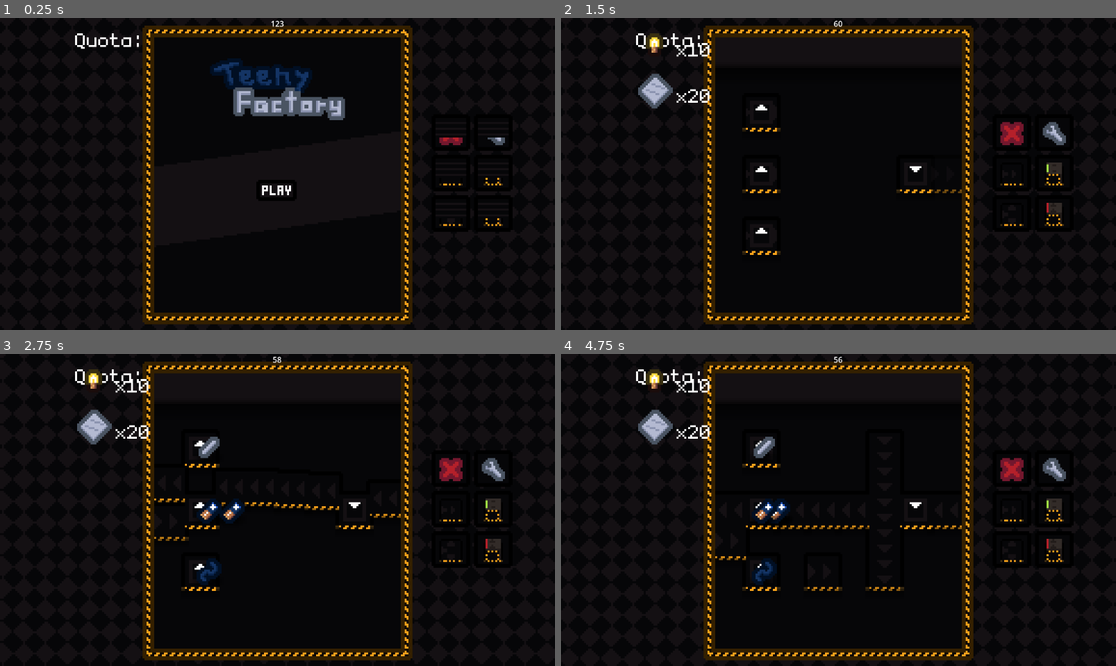
Above: before the commit, frames 1-4 (two rows, left to right).
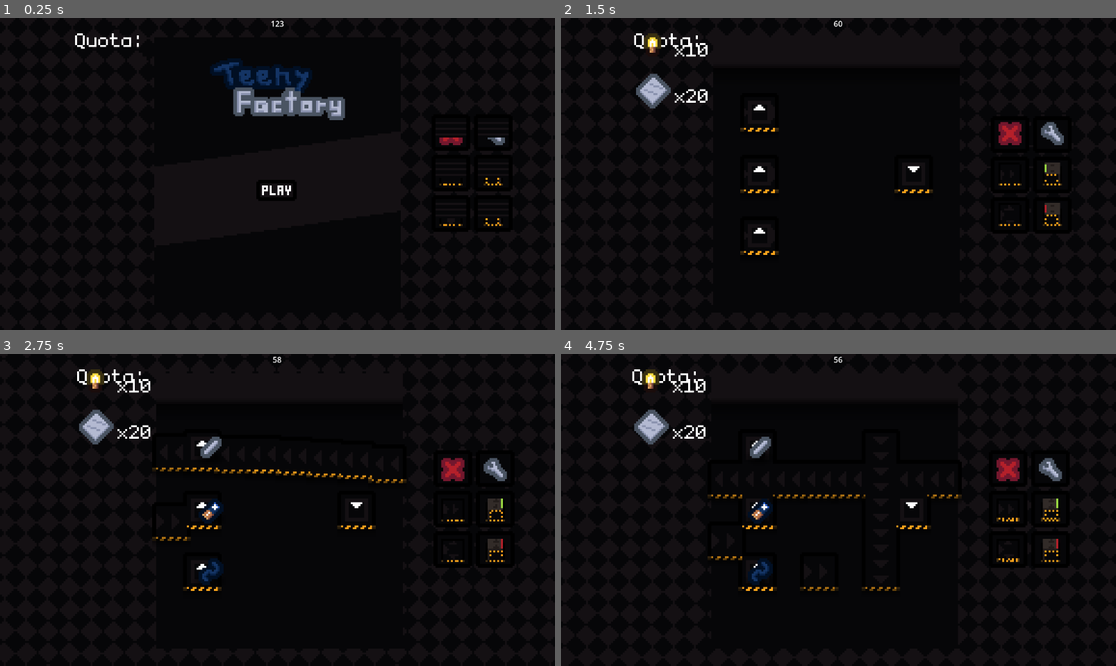
Above: after the commit, the same moments.

Repository: outercloudstudio/gmtk-2024
Game: Godot game, scene res://scenes/game.tscn
The game is run twice, just before and just after one commit, with the same random seed, the same clock (stepped at 60 frames per second) and the same inputs.
Inputs (mouse positions are in pixels of both pictures, inside the frame that each line leads up to):
- Up to frame 1 (0.25 s): no input
- Up to frame 2 (1.5 s): click (838, 189) at 0.5 s; move the mouse to (960, 158) at 1.27 s; press the mouse at (960, 158) at 1.28 s
- Up to frame 3 (2.75 s): move the mouse to (166, 525) at 2.02 s; release the mouse at (166, 525) at 2.03 s; click (166, 525) at 2.1 s
- Up to frame 4 (4.75 s): move the mouse to (894, 441) at 2.77 s; press the mouse at (894, 441) at 2.78 s; move the mouse to (810, 572) at 3.52 s; release the mouse at (810, 572) at 3.53 s; click (810, 572) at 3.6 s; move the mouse to (1005, 556) at 4.27 s; press the mouse at (1005, 556) at 4.28 s

The runs differ from the first frame. In frame 1, 6.4% of the frame differs, in the area x 25-75%, y 2-99%; in frame 2, 7.9%; in frame 3, 9.1%; in frame 4, 9.8%, in the area x 12-91%, y 2-99%.

Commit message:
camera movement back

Diff:
--- a/scenes/world.tscn
+++ b/scenes/world.tscn
@@ -163,6 +163,7 @@
 offset_bottom = 500.0
 
 [node name="Border" type="NinePatchRect" parent="."]
+visible = false
 offset_left = -70.0
 offset_top = -85.0
 offset_right = 70.0
--- a/scripts/camera.gd
+++ b/scripts/camera.gd
@@ -17,11 +17,11 @@
 
 
 func _process(delta: float) -> void:
-	# var mouse_offset = original_position - get_global_mouse_position()
+	var mouse_offset = original_position - get_global_mouse_position()
 
-	# smoothed_position = fixed_lerp(smoothed_position, original_position + -mouse_offset * 0.05, 99999, delta)
+	smoothed_position = fixed_lerp(smoothed_position, original_position + -mouse_offset * 0.02, 99999, delta)
 
-	# global_position = smoothed_position
+	global_position = smoothed_position
 
 	var snapping_nodes = get_tree().get_nodes_in_group("camera_snapping")
 
